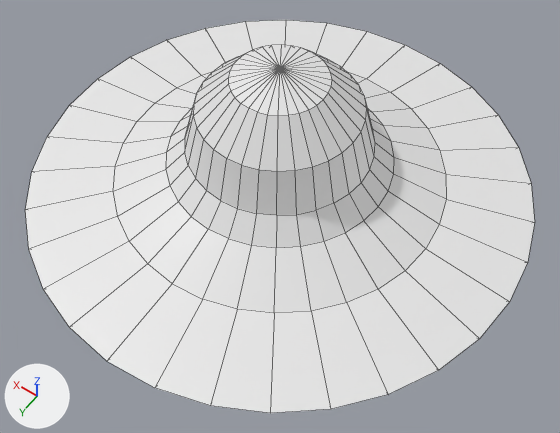
The Blender file Assets/Blender/UFO.blend as it was, and as the next commit left it.
One viewpoint serves both versions: a 50 mm lens placed at (-1.112, 1.557, 2.418), pointed at (-0.12, 0.168, 0.236). Arrows for +X, +Y and +Z are at lower left; the lights stay in place. The first picture is the older version. Mesh edges are drawn as thin lines.
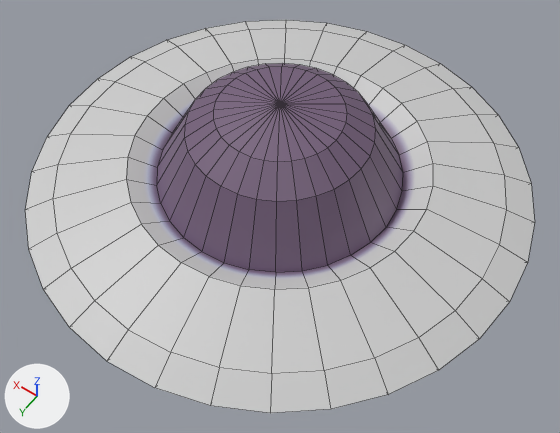
Location of each change, [x1, y1, x2, y2] in pixels of the pictures (560 x 433 px):
'Cylinder', surface changed, reshaped: [25, 20, 535, 413] in both

The edits, one by one:
Picture 'Material Base Color' (img_material_base_color) is new.
In material 'Material' (mat_material), base_color is no longer (0.8, 0.8, 0.8), white #e7e7e7.
In material 'Material' (mat_material), texture is now set to img_material_base_color.
me_cylinder is used by ob_cylinder; location (0.0, 0.0, 0.0).
me_cylinder had 257 vertices, 257 faces and spanned x -0.94..0.94, y -0.94..0.94, z 0.05..0.74.
me_cylinder now has 257 vertices, 257 faces and spans x -0.94..0.94, y -0.94..0.94, z 0.05..0.59.
me_cylinder part 1: 161 of 257 vertices moved; they spanned x -0.61..0.61, y -0.61..0.61, z 0.25..0.74 and now span x -0.83..0.83, y -0.83..0.83, z 0.25..0.59; mean shift (0.0, 0.0, -0.09); largest move (0.51, 0.34, 0.25) -> (0.69, 0.46, 0.25).
